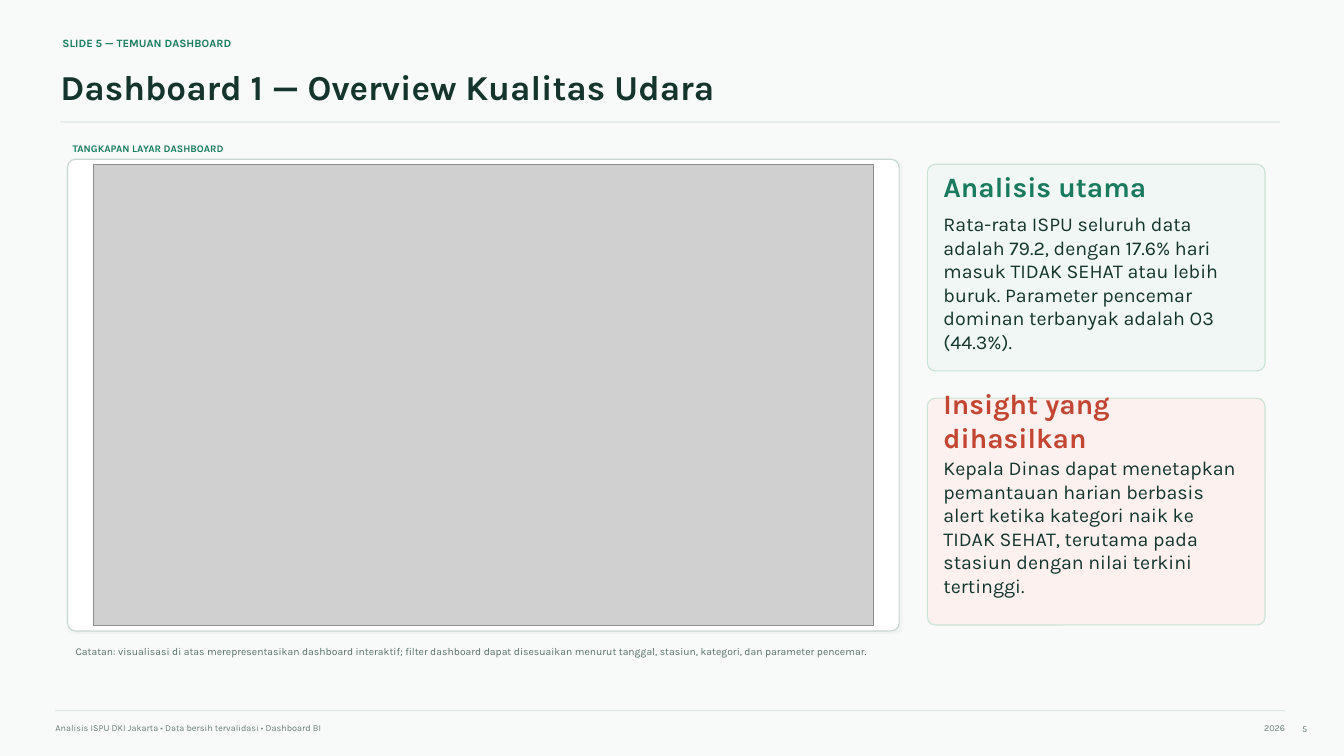
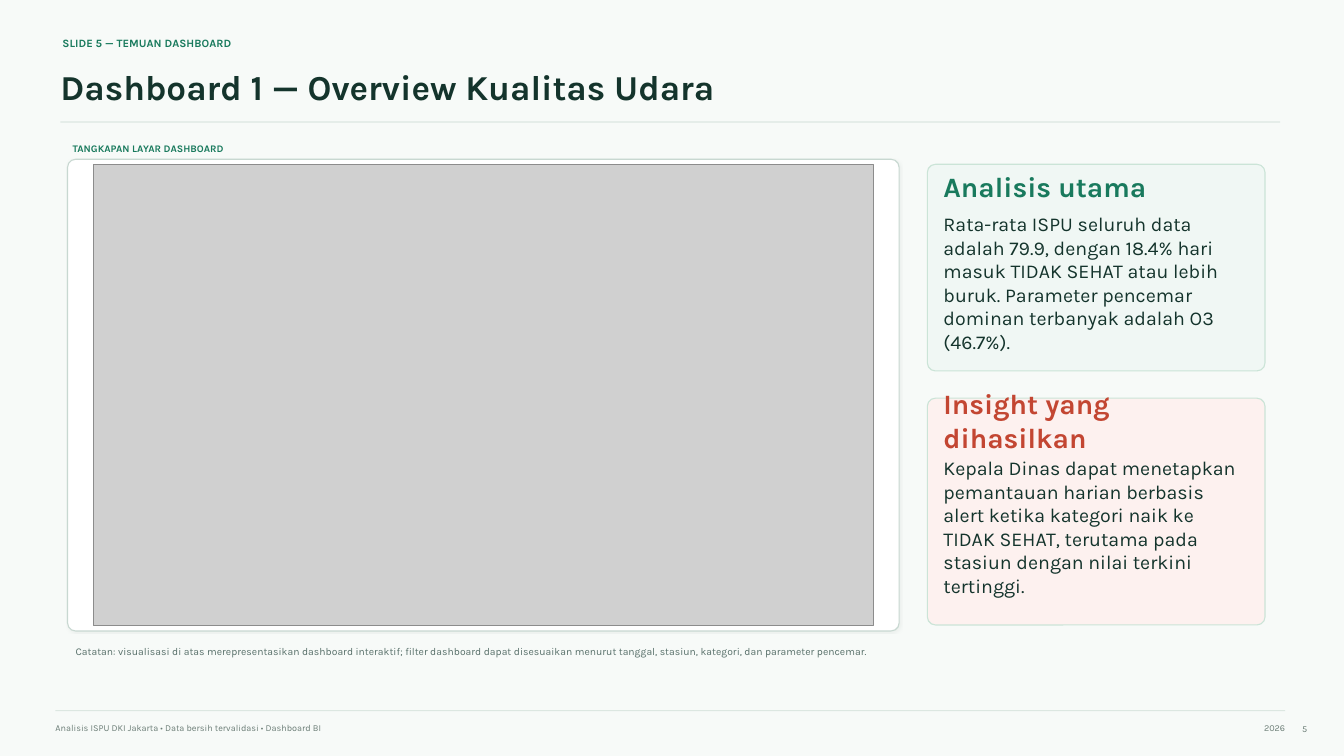
Before and after one commit to fahryanputra/data-analysis-ispu, a slide deck: slide 5 of outputs/paparan_ispu_dki_jakarta.pptx. Drawn at 1344x756 pixels with LibreOffice and Linux fonts; fonts in the diff are those of the drawing; grey boxes stand for pictures. Boxes give left, top, right and bottom in pixels: in the first picture for what was removed or moved away, otherwise in the second. Text is boxed around its words. In the diff, an @@ line names an element or a change of style, - is before the commit and + after.

```diff
--- a/outputs/paparan_ispu_dki_jakarta.pptx
+++ b/outputs/paparan_ispu_dki_jakarta.pptx
@@ text at box(943, 217, 1218, 351): text changed @@
-Rata-rata ISPU seluruh data adalah 79.2, dengan 17.6% hari masuk TIDAK SEHAT atau lebih buruk. Parameter pencemar dominan terbanyak adalah O3 (44.3%).
+Rata-rata ISPU seluruh data adalah 79.9, dengan 18.4% hari masuk TIDAK SEHAT atau lebih buruk. Parameter pencemar dominan terbanyak adalah O3 (46.7%).
```
Also in this commit, not shown: 6 other slides changed, 4 other files.
